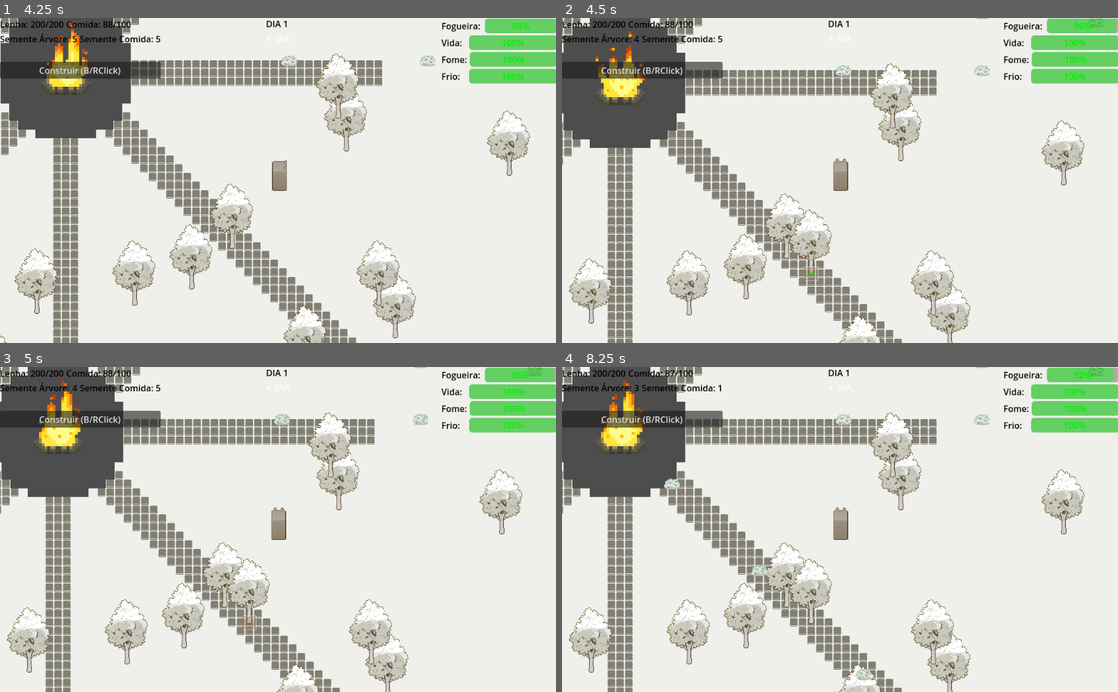
Above: before the commit, frames 1-4 (two rows, left to right).
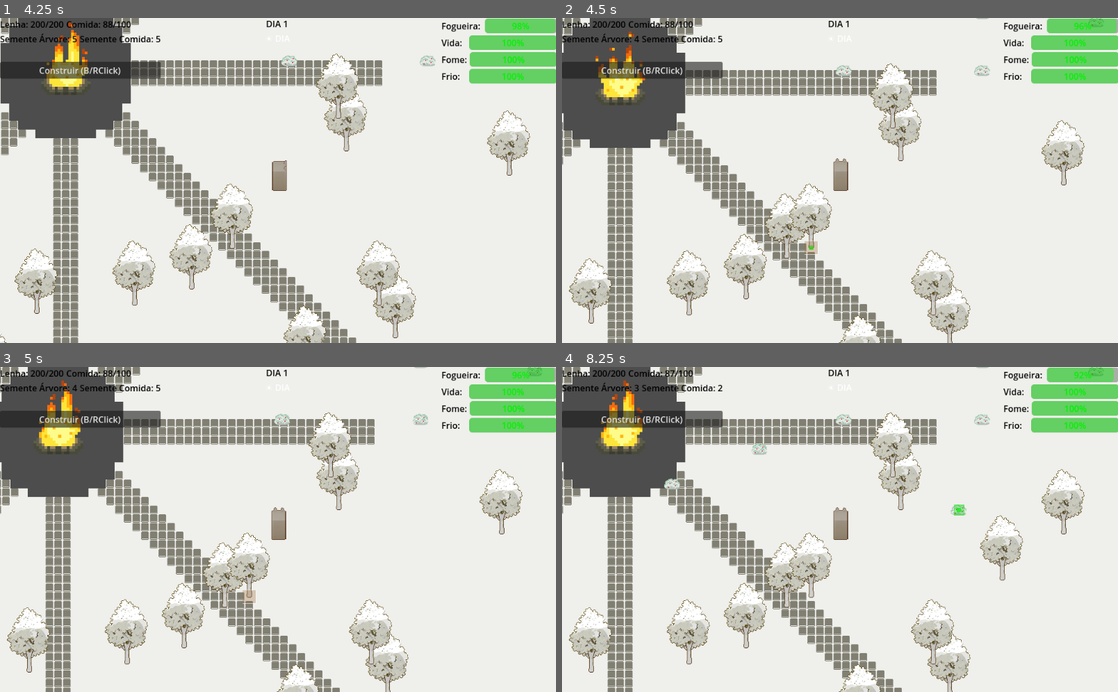
Above: after the commit, the same moments.

Repository: Isabeautiful/last-spark
Game: Godot game, scene res://Scenes/UI/main_menu.tscn
Two runs of this game, one before a commit and one after it. Both use one fixed random seed, a clock stepped at 60 frames per second and the inputs below.
Inputs (mouse positions are in pixels of both pictures, inside the frame that each line leads up to):
- Up to frame 1 (4.25 s): click "Novo Jogo" at 0.5 s; click "Entendi" at 1.25 s; tap Enter at 2 s; move the mouse to (400, 164) at 2.02 s; hold D (Right) 2.03-2.78 s; hold Space (attack) 2.03-2.78 s; click (400, 164) at 2.17 s; move the mouse to (166, 196) at 2.77 s; hold S (Down) 2.78-3.53 s; tap Q (eat) at 2.85 s; click (166, 196) at 2.92 s; move the mouse to (333, 109) at 3.52 s; hold D (Right) from 3.53 s (still down); hold F (interact) from 3.53 s (still down); click (333, 109) at 3.67 s
- Up to frame 2 (4.5 s): move the mouse to (812, 245) at 4.27 s; release D (Right) at 4.28 s; release F (interact) at 4.28 s; hold W (Up) from 4.28 s (still down); tap V (planting_system) at 4.35 s; click (812, 245) at 4.42 s
- Up to frame 3 (5 s): keep holding W (Up)
- Up to frame 4 (8.25 s): move the mouse to (1006, 578) at 5.02 s; release W (Up) at 5.03 s; hold Shift (run) 5.03-5.78 s; hold A (Left) 5.03-6.53 s; click (1006, 578) at 5.17 s; tap Space (attack) at 5.75 s; move the mouse to (673, 480) at 5.77 s; tap T at 5.85 s; click (673, 480) at 5.92 s; tap Enter at 6.5 s; move the mouse to (867, 529) at 6.52 s; hold S (Down) 6.53-7.28 s; hold Space (attack) 6.53-7.28 s; click (867, 529) at 6.67 s; move the mouse to (756, 448) at 7.27 s; hold D (Right) 7.28-8.03 s; tap Q (eat) at 7.35 s; click (756, 448) at 7.42 s; move the mouse to (962, 513) at 8.02 s; hold W (Up) from 8.03 s (still down); hold F (interact) from 8.03 s (still down); click (962, 513) at 8.17 s

Frame 1 is identical in both runs. In frame 2, 1.0% of the frame differs, in the area x 40-49%, y 50-81%; in frame 3, 1.0%; in frame 4, 1.9%, in the area x 28-83%, y 5-97%.

Commit message:
remove print

Diff:
--- a/Scripts/planting_system.gd
+++ b/Scripts/planting_system.gd
@@ -205,7 +205,7 @@
 	if player and position.distance_to(player.global_position) < 50:
 		return false
 
-	# Verificar colisões com outros recursos
+	# Verificar colisoes com outros recursos
 	var space_state = get_world_2d().direct_space_state
 	var query = PhysicsShapeQueryParameters2D.new()
 
@@ -221,7 +221,6 @@
 	var results = space_state.intersect_shape(query, 1)  # Limitar a 1 resultado
 
 	if not results.is_empty():
-		print("Colisão detectada com outro recurso!")
 		return false
 
 	# Verificar com MapManager se a posição é válida
@@ -301,7 +300,7 @@
 	var grid_size = 16
 	return Vector2(
 		floor(position.x / grid_size) * grid_size + grid_size/2.0,
-		floor(position.x / grid_size) * grid_size + grid_size/2.0
+		floor(position.y / grid_size) * grid_size + grid_size/2.0
 	)
 
 func _get_global_mouse_position() -> Vector2:
